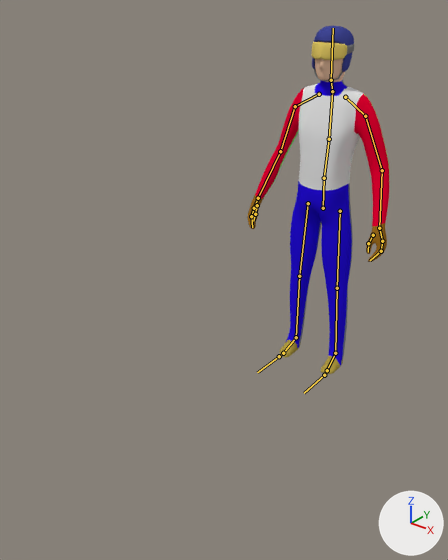
Renders of the Blender file Assets/Models/Characters/jumper.blend from each side of a commit.
Camera for both pictures: a 50 mm lens placed at (1.42, -2.53, 1.86), pointed at (0.02, -0.79, 0.78). Every picture has the same lights, and +X, +Y and +Z are marked at lower right. The bones that bend it are drawn over the model as lines.

In view in the first picture: 'Cube', 'Goggles', 'Helmet'.
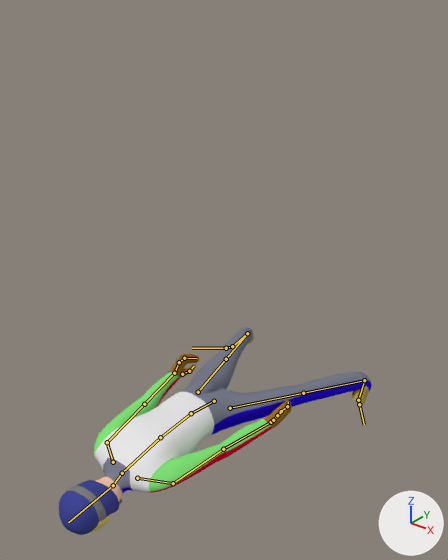
The newer file adds an action. The first version stands in its rest pose; the second is drawn at frame 1 of the action 'Flight-Lo.ArmWaving'.

What the commit changed:
Bone 'Hips' (bone_hips) moves from (0.0, 0.0, 0.0) to (0.0, -0.59, 0.89).
Bone 'Hips' (bone_hips) turns from (0, 0, 0) to (76, 0, 0) degrees about its own x, y and z.
Bone 'Spine' (bone_spine) turns from (0, 0, 0) to (22, 0, 0) degrees about its own x, y and z.
Bone 'Head' (bone_head) turns from (0, 0, 0) to (-14, 15, -7) degrees about its own x, y and z.
Bone 'Upper Arm.L' (bone_upper_arm_l) turns from (0, 0, 0) to (12, -10, -14) degrees about its own x, y and z.
Bone 'Lower Arm.L' (bone_lower_arm_l) turns from (0, 0, 0) to (-25, 3, 7) degrees about its own x, y and z.
Bone 'Hand.L' (bone_hand_l) turns from (0, 0, 0) to (-3, 1, 0) degrees about its own x, y and z.
Bone 'Upper Arm.R' (bone_upper_arm_r) turns from (0, 0, 0) to (9, -3, 13) degrees about its own x, y and z.
Bone 'Lower Arm.R' (bone_lower_arm_r) turns from (0, 0, 0) to (-23, -4, -10) degrees about its own x, y and z.
Bone 'Lower Leg.L' (bone_lower_leg_l) turns from (0, 0, 0) to (-42, -69, -122) degrees about its own x, y and z.
Bone 'Pole Target.L' (bone_pole_target_l) moves from (0.0, 0.0, 0.0) to (0.0, 0.466, -0.932).
Bone 'Leg IK.L' (bone_leg_ik_l) moves from (0.0, 0.0, 0.0) to (0.332, 0.128, -0.045).
Bone 'Leg IK.L' (bone_leg_ik_l) turns from (0, 0, 0) to (4, -41, 6) degrees about its own x, y and z.
Bone 'Pole Target.R' (bone_pole_target_r) moves from (0.0, 0.0, 0.0) to (0.0, 0.466, -0.932).
Bone 'Leg IK.R' (bone_leg_ik_r) moves from (0.0, 0.0, 0.0) to (-0.332, 0.128, -0.045).
Bone 'Leg IK.R' (bone_leg_ik_r) turns from (0, 0, 0) to (4, 41, -6) degrees about its own x, y and z.

Boxes (x1, y1, x2, y2) around the edits, measured in the pictures (448 x 560 px):
'Cube', posed
    before: (247, 41, 390, 374)
    after: (94, 327, 372, 517)
'Helmet', posed (49% wider)
    before: (312, 26, 354, 81)
    after: (59, 480, 122, 535)
'Goggles', posed
    before: (311, 42, 354, 60)
    after: (66, 485, 110, 534)
bone 'Hips', root to tip
    before: (323, 208) to (324, 178)
    after: (214, 401) to (191, 413)
bone 'Spine', root to tip
    before: (324, 178) to (329, 139)
    after: (191, 413) to (160, 437)
bone 'Head', root to tip
    before: (331, 80) to (333, 28)
    after: (113, 485) to (68, 522)
bone 'Upper Arm.L', root to tip
    before: (365, 116) to (382, 170)
    after: (173, 483) to (223, 449)
bone 'Lower Arm.L', root to tip
    before: (382, 170) to (379, 228)
    after: (223, 449) to (271, 422)
bone 'Hand.L', root to tip
    before: (379, 228) to (382, 241)
    after: (271, 422) to (281, 411)
bone 'Upper Arm.R', root to tip
    before: (295, 106) to (280, 151)
    after: (107, 442) to (144, 404)
bone 'Lower Arm.R', root to tip
    before: (280, 151) to (258, 198)
    after: (144, 404) to (174, 373)
bone 'Lower Leg.L', root to tip
    before: (337, 288) to (335, 353)
    after: (303, 393) to (364, 380)
